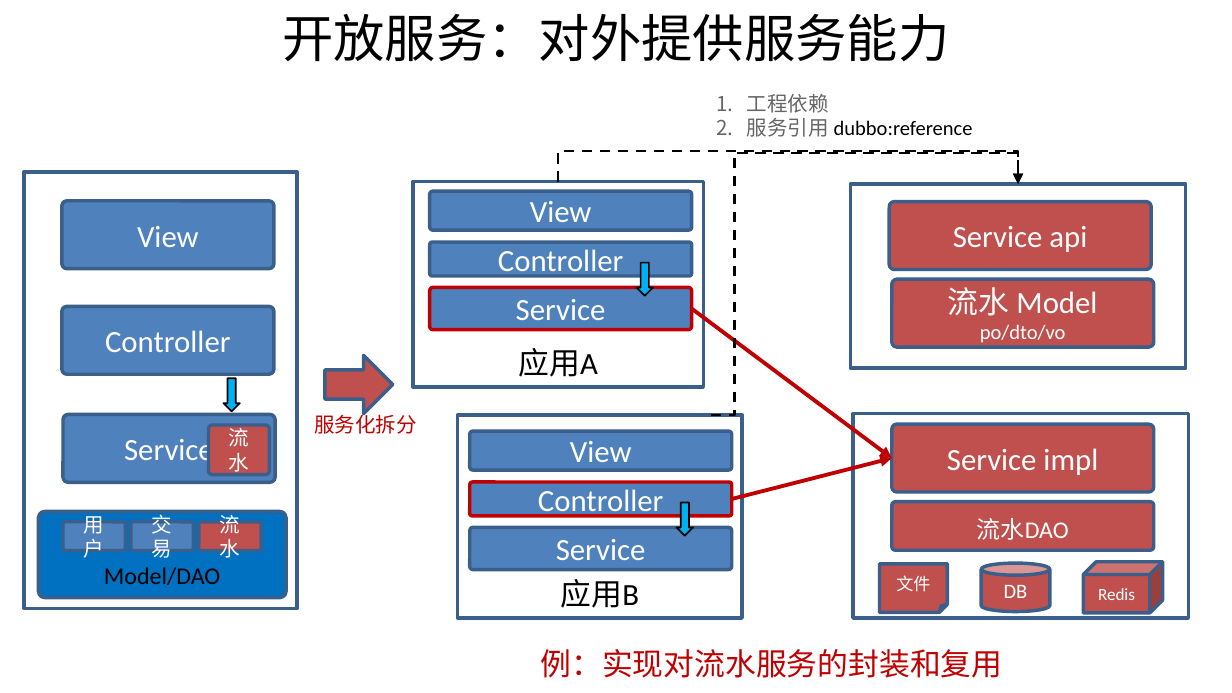
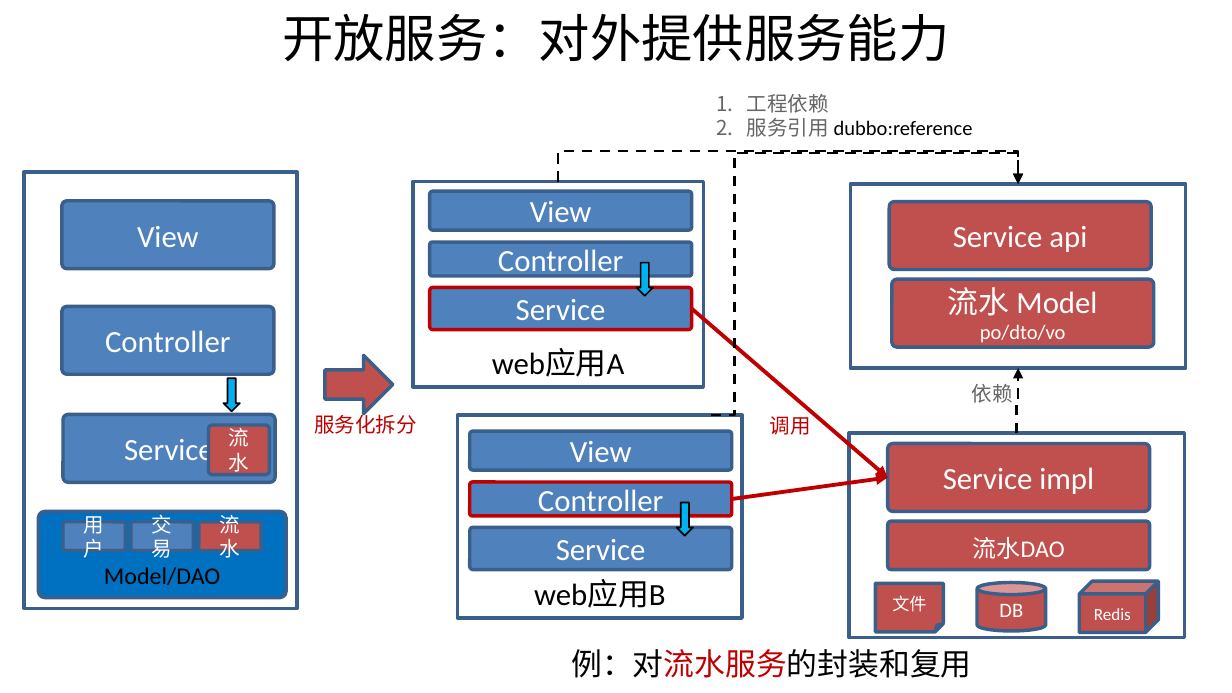
Before and after one commit to shiyunlai/tistools, a slide deck: slide 4 of TIStools.pptx. Drawn at 1232x693 pixels with LibreOffice and Linux fonts; fonts in the diff are those of the drawing. Boxes give left, top, right and bottom in pixels: in the first picture for what was removed or moved away, otherwise in the second. Text is boxed around its words. In the diff, an @@ line names an element or a change of style, - is before the commit and + after.

```diff
--- a/TIStools.pptx
+++ b/TIStools.pptx
@@ arrow moved from (691, 308) - (892, 458) to (691, 308) - (887, 478) @@
@@ text in rectangle at bbox=[492, 348, 625, 377]: text changed @@
-应用A
+web应用A
@@ text added at bbox=[972, 384, 1013, 403], 12 pt, text #666666 @@
+依赖
@@ elbow arrow added from (1016, 434) to (1018, 368), #000000 1.5 pt dashed @@
@@ text added at bbox=[770, 413, 811, 435], 12 pt, text #C00000 @@
+调用
@@ 2 rounded rectangles, 1 cube, 1 folded corner, 1 cylinder, 1 rectangle: place and size @@
-2 rounded rectangles, 1 cube, 1 folded corner, 1 cylinder, 1 rectangle at bbox=[853, 414, 1188, 618]
+2 rounded rectangles, 1 cube, 1 folded corner, 1 cylinder, 1 rectangle at bbox=[849, 434, 1184, 638]
@@ arrow moved from (732, 499) - (892, 458) to (732, 499) - (887, 478) @@
@@ text in rectangle at bbox=[534, 580, 666, 608]: text changed @@
-应用B
+web应用B
@@ text at bbox=[571, 649, 971, 678]: text changed; text colour #C00000 to #000000 @@
-例：实现对流水服务的封装和复用
+例：对流水服务的封装和复用
```
Also in this commit, not shown: 1 other file.
